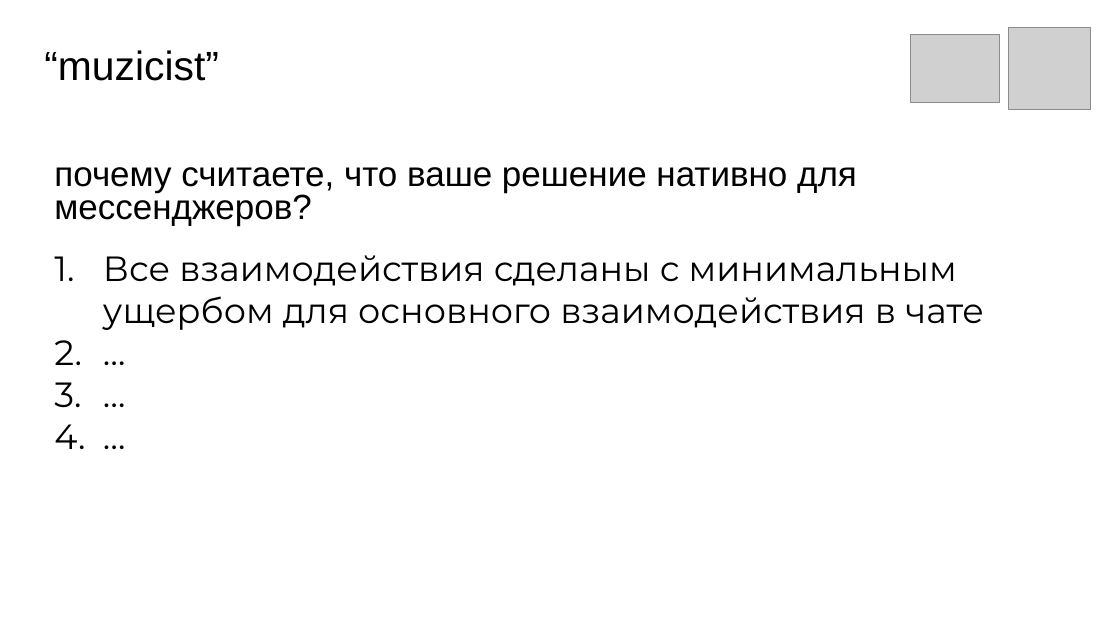
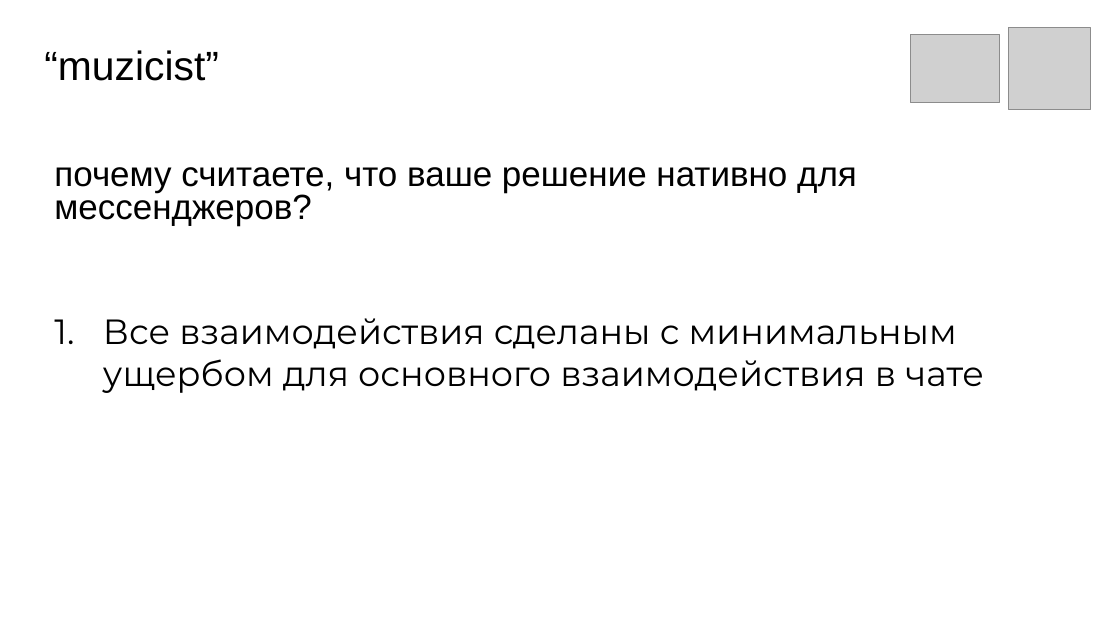
Before and after one commit to ivanbalashov239/muzicist, a slide deck: slide 4 of muzicist.pptx. Drawn at 1120x630 pixels with LibreOffice and Linux fonts; fonts in the diff are those of the drawing; grey boxes stand for pictures. Boxes give left, top, right and bottom in pixels: in the first picture for what was removed or moved away, otherwise in the second. Text is boxed around its words. In the diff, an @@ line names an element or a change of style, - is before the commit and + after.

```diff
--- a/muzicist.pptx
+++ b/muzicist.pptx
@@ text at (103, 318, 984, 393): paragraphs removed @@
-2. …
-3. …
-4. …
@@ text "Все взаимодействия сделаны с минимальным ...": place and size @@
-text "Все взаимодействия сделаны с минимальным ..." at (103, 255, 984, 330)
+text "Все взаимодействия сделаны с минимальным ..." at (103, 318, 984, 393)
```
Also in this commit, not shown: 6 other slides changed, 2 slides added, 4 slides removed.
